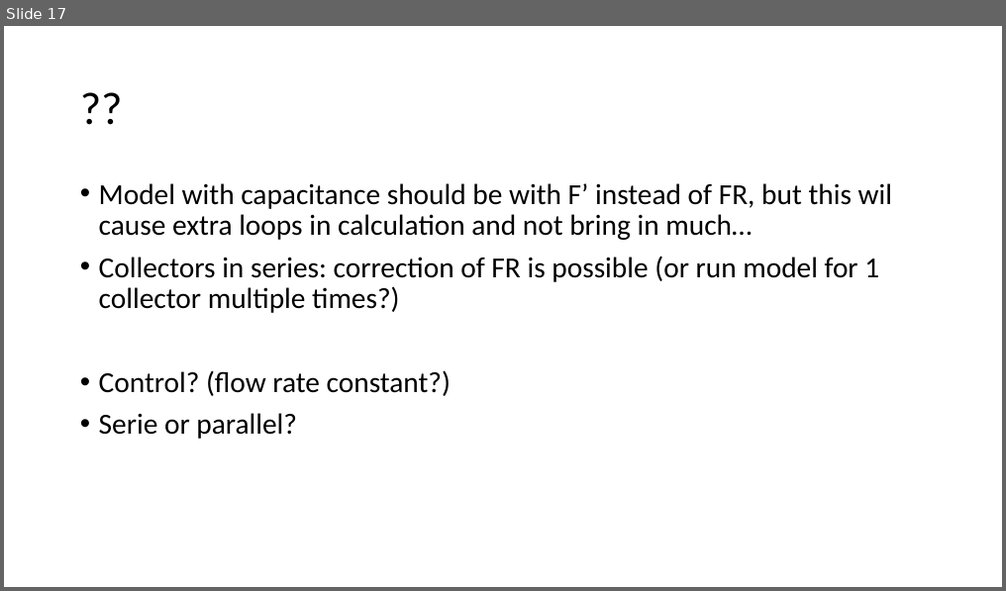
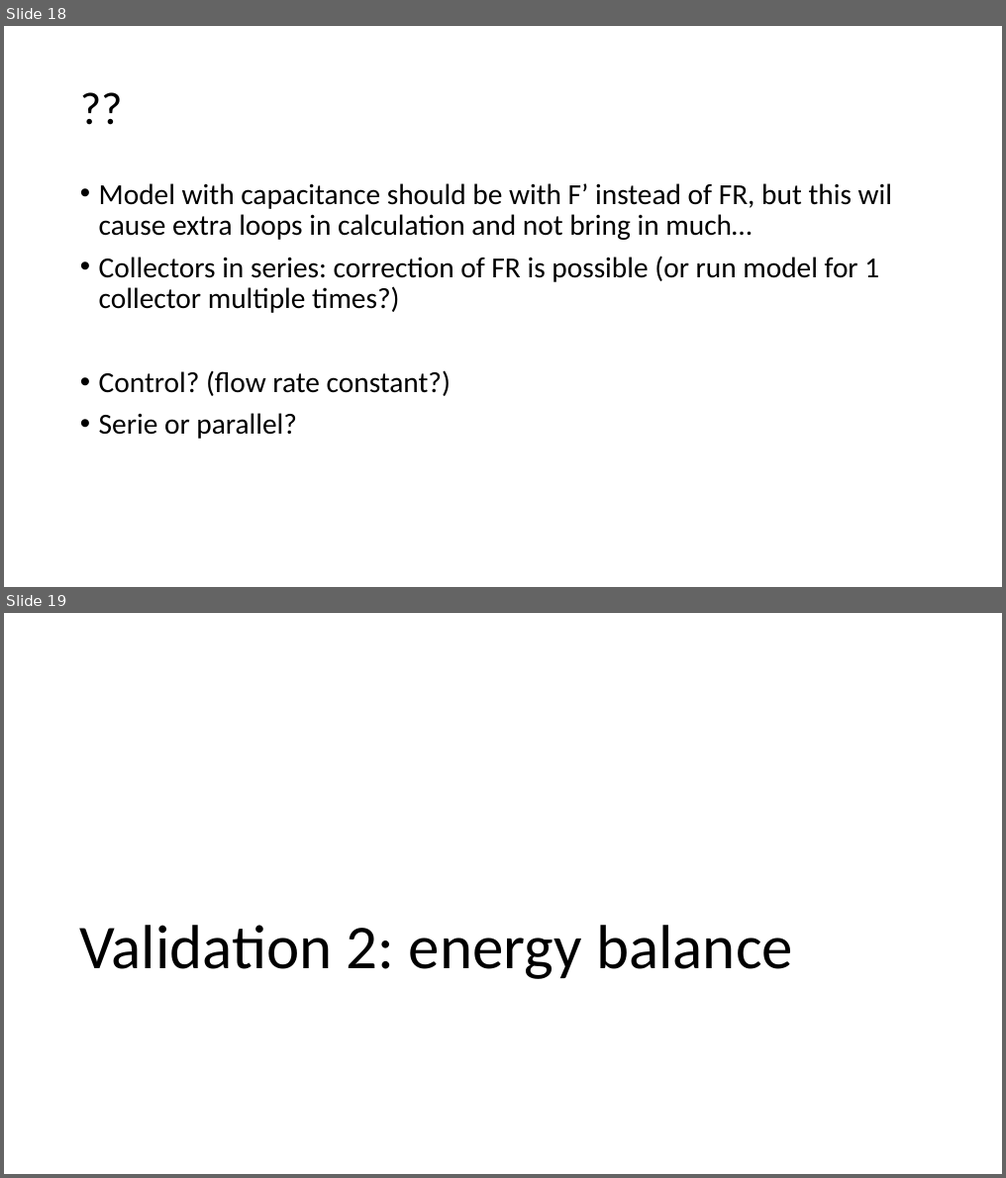
Before and after one commit to MargotDePauw/TETRA-warmtenetten, a slide deck: model zonnecollector/achtergrond/Solar collector.pptx. Shown one above the other, each under a label of ours: slide 17 before the commit, slides 18 and 19 after it. The pictures are 1006x591 and 1006x1178 pixels, drawn with LibreOffice and Linux fonts; fonts in the diff are those of the drawing. Boxes give left, top, right and bottom in pixels: in the first picture for what was removed or moved away, otherwise in the second. Text is boxed around its words. In the diff, an @@ line names an element or a change of style, - is before the commit and + after.

```diff
--- a/model zonnecollector/achtergrond/Solar collector.pptx
+++ b/model zonnecollector/achtergrond/Solar collector.pptx
@@ slide 19 added at [4, 613, 1002, 1174], background #FFFFFF @@
@@ title added at [79, 925, 793, 979], 60 pt, text #000000 @@
+Validation 2: energy balance
@@ what was slide 17 is now slide 18 @@
```
Also in this commit, not shown: 13 other slides added, 5 other files.
